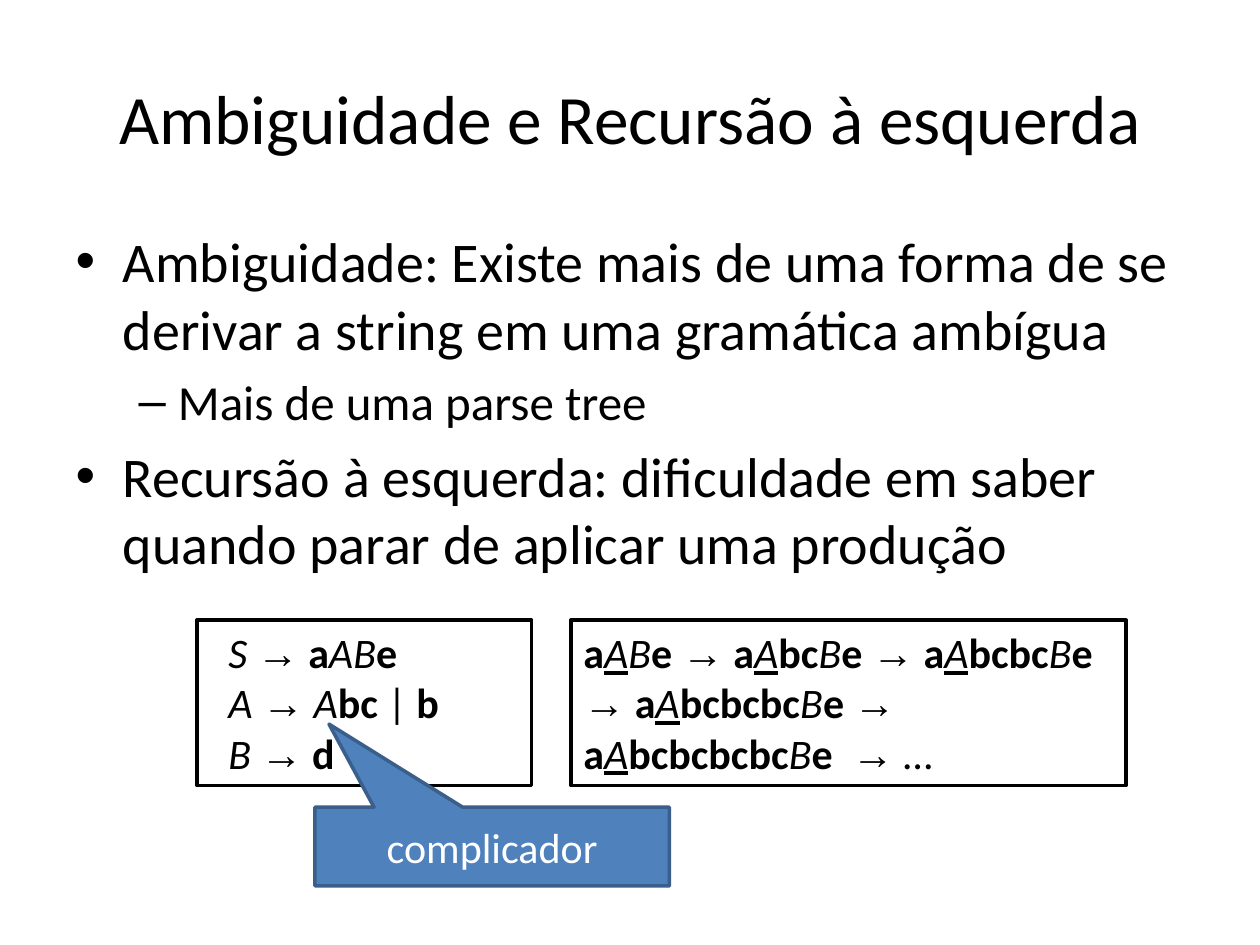
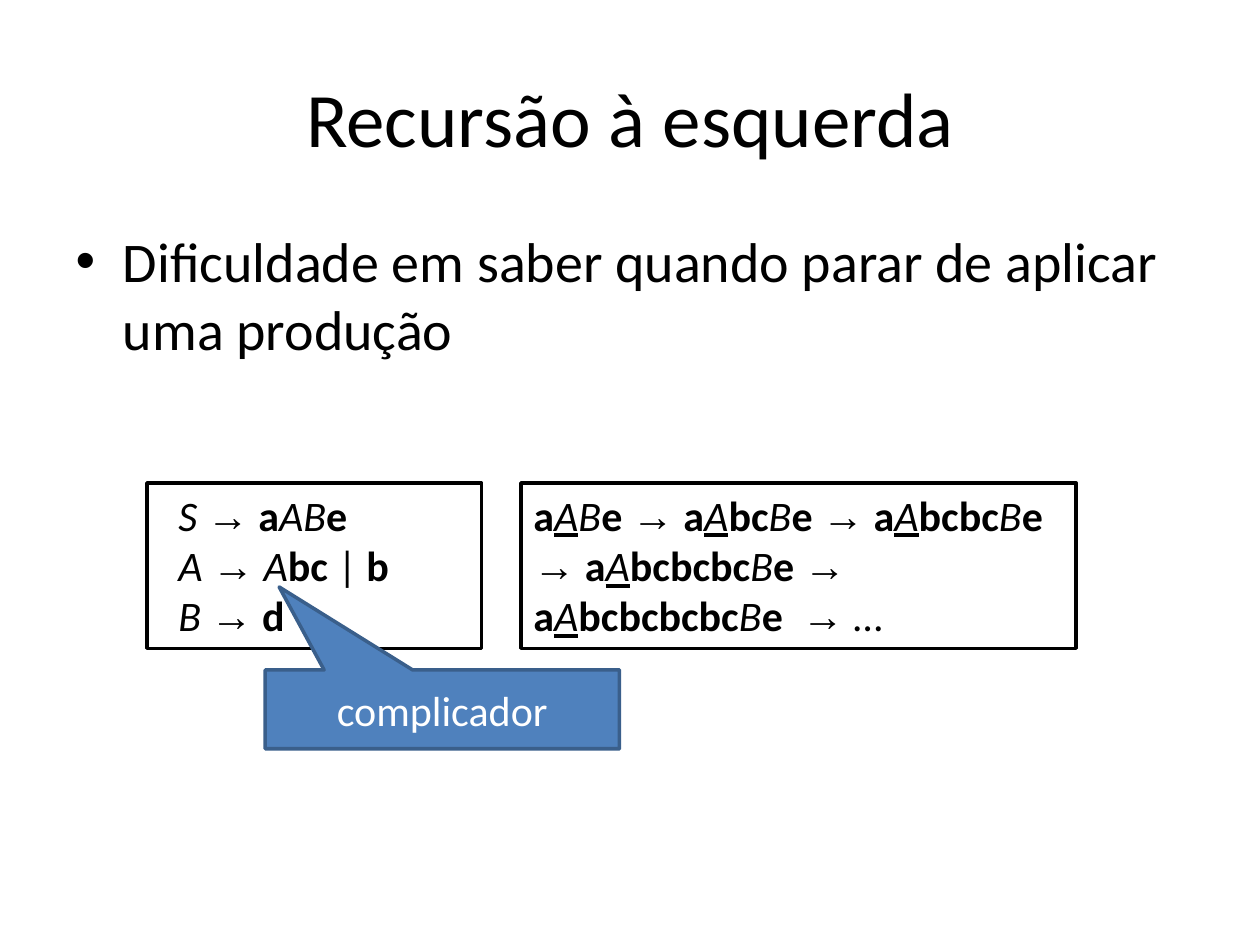
Before and after one commit to damorim/compilers-cin, a slide deck: slide 36 of slides-aulas/analise-sintatica.pptx (slide 34 before the commit). Drawn at 1260x945 pixels with LibreOffice and Linux fonts; fonts in the diff are those of the drawing. Boxes give left, top, right and bottom in pixels: in the first picture for what was removed or moved away, otherwise in the second. Text is boxed around its words. In the diff, an @@ line names an element or a change of style, - is before the commit and + after.

```diff
--- a/slides-aulas/analise-sintatica.pptx
+++ b/slides-aulas/analise-sintatica.pptx
@@ title at box(306, 93, 954, 160): text changed; size 39.6 to 44 pt @@
-Ambiguidade e Recursão à esquerda
+Recursão à esquerda
@@ text at box(123, 243, 1156, 360): text changed @@
-• Ambiguidade: Existe mais de uma forma de se derivar a string em uma gramática ambígua
-  – Mais de uma parse tree
-• Recursão à esquerda: dificuldade em saber quando parar de aplicar uma produção
+• Dificuldade em saber quando parar de aplicar uma produção
@@ rectangle "S → aABe A → ...": place and size @@
-rectangle "S → aABe A → ..." at box(197, 620, 532, 785)
+rectangle "S → aABe A → ..." at box(147, 483, 483, 648)
@@ rectangle "aABe → aAbcBe → aAbcbcBe ...": place and size @@
-rectangle "aABe → aAbcBe → aAbcbcBe ..." at box(571, 620, 1126, 785)
+rectangle "aABe → aAbcBe → aAbcbcBe ..." at box(522, 483, 1077, 648)
@@ speech box "complicador": place and size @@
-speech box "complicador" at box(315, 808, 669, 887)
+speech box "complicador" at box(265, 670, 619, 750)
```
Also in this commit, not shown: 5 other slides changed, 3 slides added, 1 slide removed, 1 other file.
